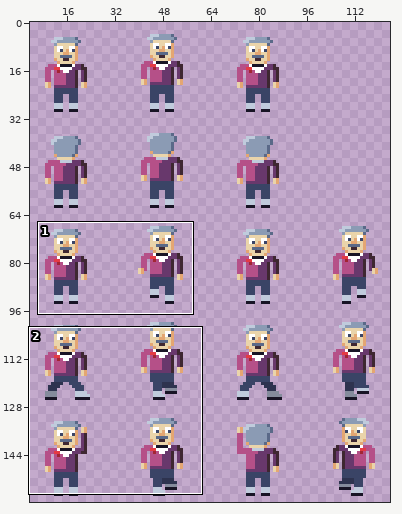
Two states of a pixel-art file, assets/textures/characters/lavatanssija_32.aseprite. The picture above shows the old version from afar; the outline marks the close-up.
Close-up. As it was:
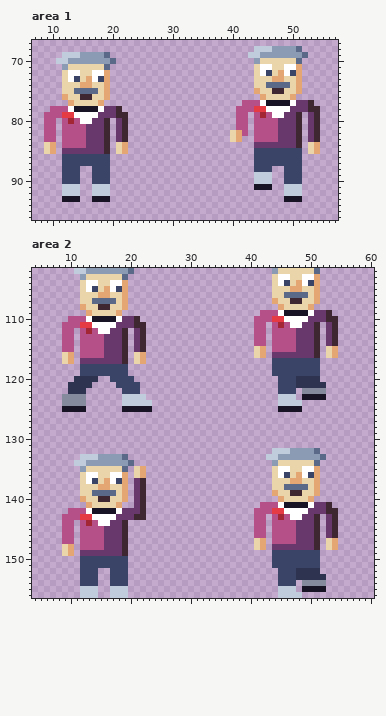
128x160 pixels, 1 frame. Shown: area 1: x 7..57, y 67..96; area 2: x 4..60, y 102..156. The wide view leaves out empty margins. The commit also changed other parts of the picture, which this record leaves out.
And afterwards:
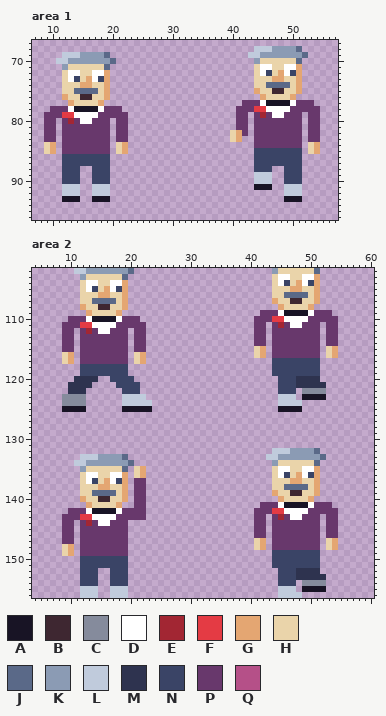
Palette (. is transparent): A #181425  B #3e2731  C #858b9c  D #ffffff  E #a22633  F #e43b44  G #e4a672  H #ead4aa  J #5a6988  K #8b9bb4  L #c0cbdc  M #2e334f  N #3a4466  P #68386c  Q #b55088
Diff:
Area 1:
y 77: x 42..44 QQQ -> PPP; x 53 B -> P
y 78: x 10..12 QQQ -> PPP; x 21 B -> P; x 41..43 QQQ -> PPP; x 53..54 BB -> PP
y 79: x 9..11 QQQ -> PPP; x 21..22 BB -> PP; x 41..42 QQ -> PP; x 44 Q -> P; x 46 Q -> P; x 51 B -> P; x 54 B -> P
y 80: x 9..10 QQ -> PP; x 12 Q -> P; x 14 Q -> P; x 19 B -> P; x 22 B -> P; x 41..42 QQ -> PP; x 44..47 QQQQ -> PPPP; x 51 B -> P; x 54 B -> P
y 81: x 9..10 QQ -> PP; x 12..15 QQQQ -> PPPP; x 19 B -> P; x 22 B -> P; x 41..42 QQ -> PP; x 44..47 QQQQ -> PPPP; x 51 B -> P; x 54 B -> P
y 82: x 9..10 QQ -> PP; x 12..15 QQQQ -> PPPP; x 19 B -> P; x 22 B -> P; x 42 Q -> P; x 44..47 QQQQ -> PPPP; x 51 B -> P; x 54 B -> P
y 83: x 9..10 QQ -> PP; x 12..15 QQQQ -> PPPP; x 19 B -> P; x 22 B -> P; x 44..47 QQQQ -> PPPP; x 51 B -> P; x 54 B -> P
y 84: x 12..15 QQQQ -> PPPP; x 19 B -> P; x 51 B -> P
y 85: x 19 B -> P
Area 2:
y 109: x 42..44 QQQ -> PPP; x 53 B -> P
y 110: x 10..12 QQQ -> PPP; x 21 B -> P; x 41..43 QQQ -> PPP; x 53..54 BB -> PP
y 111: x 9..11 QQQ -> PPP; x 21..22 BB -> PP; x 41..42 QQ -> PP; x 44 Q -> P; x 46 Q -> P; x 51 B -> P; x 54 B -> P
y 112: x 9..10 QQ -> PP; x 12 Q -> P; x 14 Q -> P; x 19 B -> P; x 22 B -> P; x 41..42 QQ -> PP; x 44..47 QQQQ -> PPPP; x 51 B -> P; x 54 B -> P
y 113..114: x 9..10 QQ -> PP; x 12..15 QQQQ -> PPPP; x 19 B -> P; x 22 B -> P; x 41..42 QQ -> PP; x 44..47 QQQQ -> PPPP; x 51 B -> P; x 54 B -> P
y 115: x 9..10 QQ -> PP; x 12..15 QQQQ -> PPPP; x 19 B -> P; x 22 B -> P; x 44..47 QQQQ -> PPPP; x 51 B -> P
y 116: x 12..15 QQQQ -> PPPP; x 19 B -> P; x 51 B -> P
y 117: x 19 B -> P
y 137..140: x 22 B -> P
y 141: x 22 B -> P; x 42..44 QQQ -> PPP; x 53 B -> P
y 142: x 10..12 QQQ -> PPP; x 22 B -> P; x 41..43 QQQ -> PPP; x 53..54 BB -> PP
y 143: x 9..11 QQQ -> PPP; x 21..22 BB -> PP; x 41..42 QQ -> PP; x 44 Q -> P; x 46 Q -> P; x 51 B -> P; x 54 B -> P
y 144: x 9..10 QQ -> PP; x 12 Q -> P; x 14 Q -> P; x 19 B -> P; x 41..42 QQ -> PP; x 44..47 QQQQ -> PPPP; x 51 B -> P; x 54 B -> P
y 145..146: x 9..10 QQ -> PP; x 12..15 QQQQ -> PPPP; x 19 B -> P; x 41..42 QQ -> PP; x 44..47 QQQQ -> PPPP; x 51 B -> P; x 54 B -> P
y 147: x 9..10 QQ -> PP; x 12..15 QQQQ -> PPPP; x 19 B -> P; x 44..47 QQQQ -> PPPP; x 51 B -> P
y 148: x 12..15 QQQQ -> PPPP; x 19 B -> P; x 51 B -> P
y 149: x 19 B -> P
